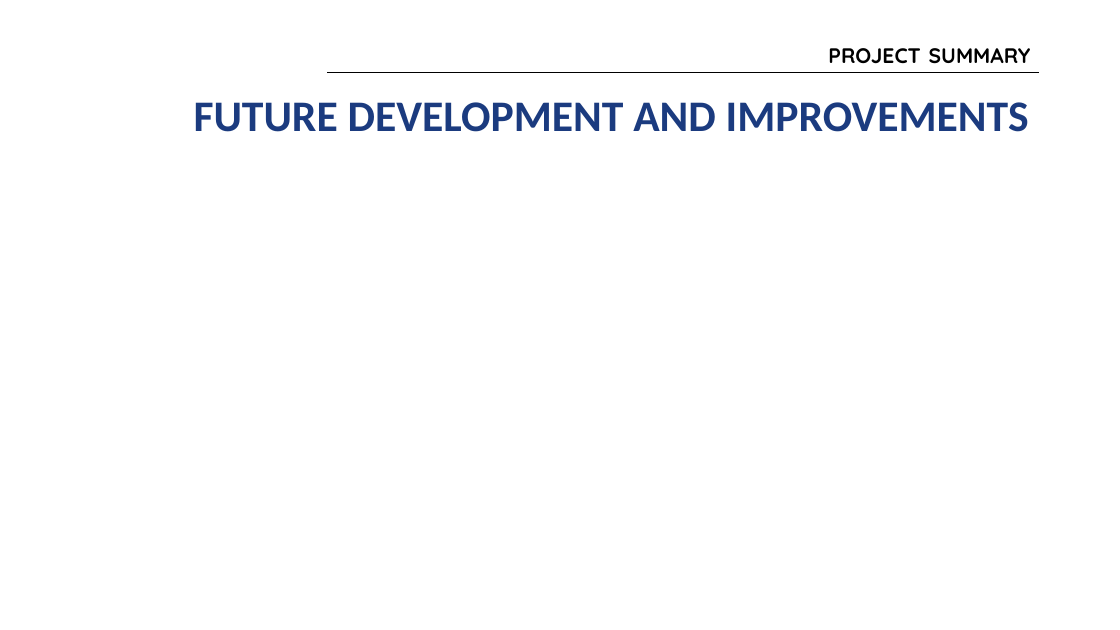
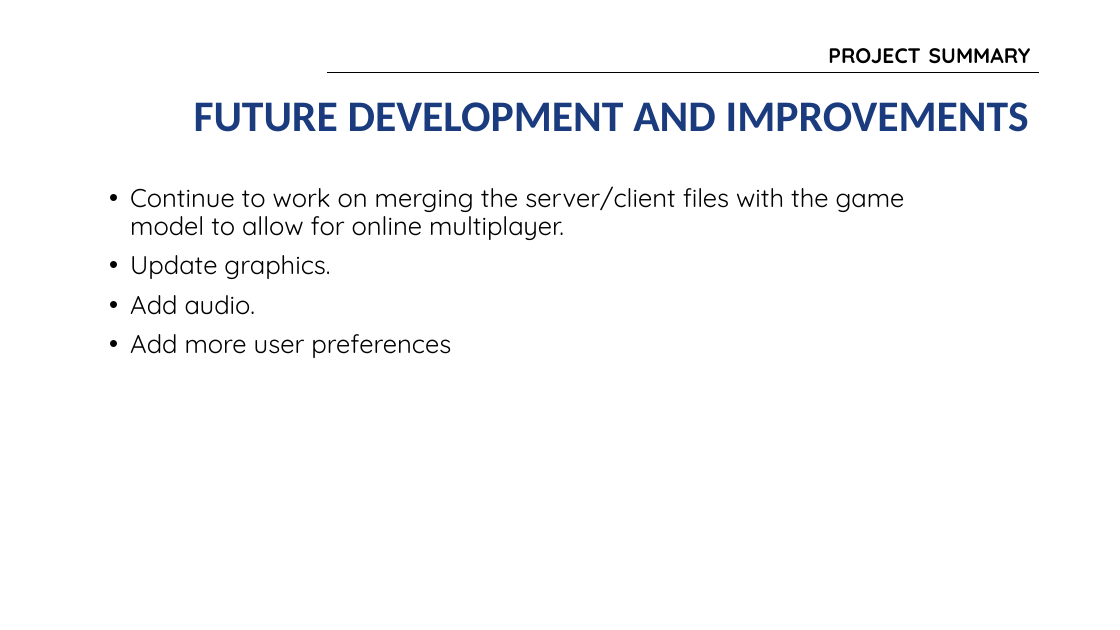
Before and after one commit to group-sm3/connect4-sm3, a slide deck: slide 9 of docs/SM3 Presentation.pptx. Drawn at 1120x630 pixels with LibreOffice and Linux fonts; fonts in the diff are those of the drawing; background and template pictures are left out. Boxes give left, top, right and bottom in pixels: in the first picture for what was removed or moved away, otherwise in the second. Text is boxed around its words. In the diff, an @@ line names an element or a change of style, - is before the commit and + after.

```diff
--- a/docs/SM3 Presentation.pptx
+++ b/docs/SM3 Presentation.pptx
@@ text added at bbox=[130, 186, 905, 358], 22 pt, text #000000 @@
+• Continue to work on merging the server/client files with the game model to allow for online multiplayer.
+• Update graphics.
+• Add audio.
+• Add more user preferences
```
Also in this commit, not shown: 4 other slides changed, 1 slide added, 1 slide removed.
